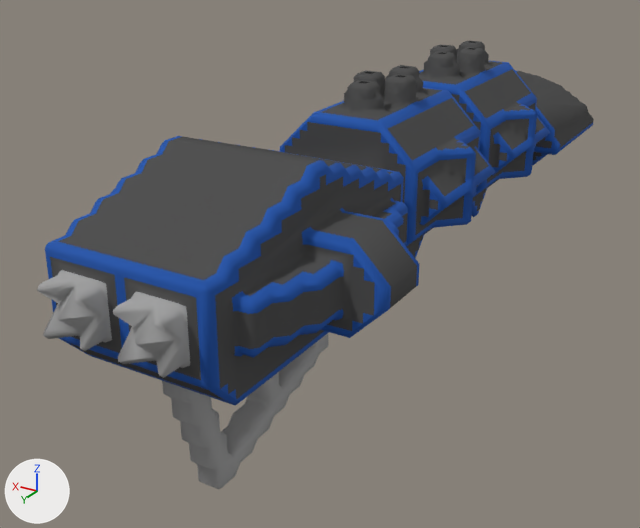
Renders of the OBJ model src/jsMain/resources/meshes/diadochi-3-ereshkigal-class.obj from each side of a commit.
Camera for both pictures: a 50 mm lens placed at (-45.6, 97.4, 53.9), pointed at (7.7, 8.4, 9.4). The axes (+X, +Y, +Z) are drawn at lower left. The lights are the same throughout. Where no turn or scale is listed for an object, it has been applied to the vertices.

The first picture shows 'diadochi-3-ereshkigal-class'.
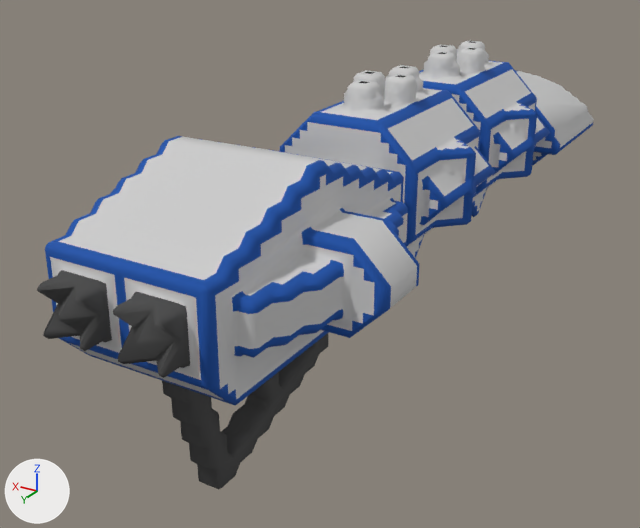
What differs and where, as boxes (x1, y1, x2, y2) in the pictures (640 x 528 px; the box of a moved part takes in the faces that stretch with it):
part 1 of me_diadochi_3_ereshkigal_class, moved or reshaped
    before: (432, 174, 526, 228)
    after: (432, 123, 516, 228)
part 2 of me_diadochi_3_ereshkigal_class, moved or reshaped
    before: (58, 288, 227, 438)
    after: (38, 287, 320, 416)
part 3 of me_diadochi_3_ereshkigal_class, surface changed
    both: (37, 41, 594, 489)

Diff of the bpy script that builds the scene:
```diff
--- a/src/jsMain/resources/meshes/diadochi-3-ereshkigal-class.obj.py
+++ b/src/jsMain/resources/meshes/diadochi-3-ereshkigal-class.obj.py
@@ me_diadochi_3_ereshkigal_class @@
 # used by ob_diadochi_3_ereshkigal_class; location = (0.0, 0.0, 0.0)
-me_diadochi_3_ereshkigal_class.from_pydata(...)  # 3806 vertices, 7015 faces; spans x -16.5..16.5, y -54.5..54.5, z -0.1..33.9
+me_diadochi_3_ereshkigal_class.from_pydata(...)  # 3806 vertices, 7022 faces; spans x -16.5..16.5, y -54.5..54.5, z -0.1..33.9
+# me_diadochi_3_ereshkigal_class part 1: 2 vertices moved from x 3.0, y -15.5..5.5, z 31.4 to x 2.5, y -16.0..5.0, z 31.4; 28 vertices removed from x -11.0..11.0, y -24.0..19.5, z 11.4..32.9; 20 vertices added at x -11.0..10.0, y -19.5..20.0, z 13.4..32.4
+# me_diadochi_3_ereshkigal_class part 2: 5 vertices moved from x -5.0..4.0, y 53.0..54.0, z 22.4..23.9 to x -4.0..4.5, y 53.0..54.0, z 21.4..24.4; 4 vertices removed from x -5.0..-1.0, y 41.0..54.0, z 5.9..22.4; 12 vertices added at x -12.0..11.0, y 42.0..54.0, z 8.9..24.9
+# me_diadochi_3_ereshkigal_class part 3: 3719 kept faces spanning x -16.5..16.5, y -54.5..54.5, z -0.1..33.9 get new texture (UV) coordinates
 me_diadochi_3_ereshkigal_class.materials.append(mat_diadochi_3_ereshkigal_class)
```
